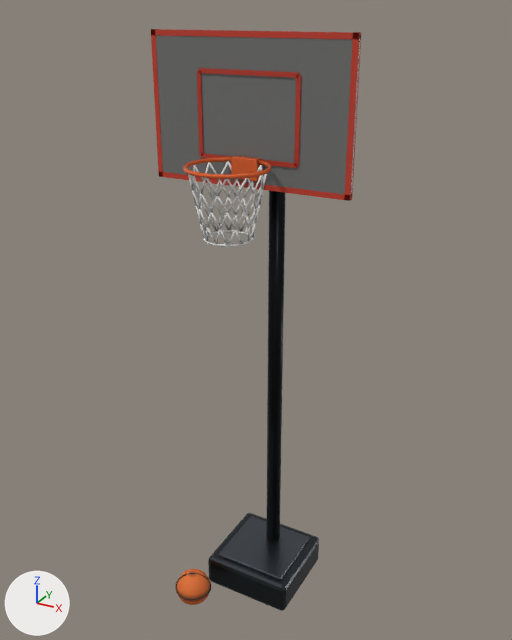
Renders of the glTF model web/public/assets/models/playground/basketballHoop.glb from each side of a commit.
Rendered twice from a camera (50 mm lens) standing at (1.905, -3.427, 3.809) and looking at (-0.021, 0.075, 2.057). The lights are fixed; the arrows at lower left show +X, +Y and +Z. The picture after the commit comes second. Vertices at exactly the same position are counted once.

Names of what the first picture shows: 'hoop', 'net'.
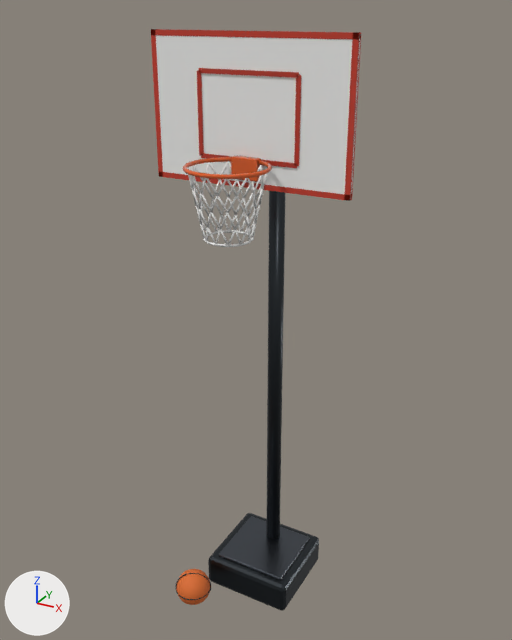
Pixel boxes [x1, y1, x2, y2] of what changed, in the pictures (512 x 640 px):
part 1 of me_hoop, recoloured (grey to white)
    both: [156, 35, 352, 603]

The change, as a diff of the scene's bpy script:
```diff
--- a/web/public/assets/models/playground/basketballHoop.glb.py
+++ b/web/public/assets/models/playground/basketballHoop.glb.py
@@ me_hoop @@
 me_hoop.from_pydata(...)  # 850 vertices, 1632 faces; spans x -0.6..0.6, y -0.5..0.47, z -0.01..3.7
 # used by ob_hoop; location = (0.0, 0.0, 0.005)
+# me_hoop part 1: 656 kept faces spanning x -0.6..0.6, y -0.44..0.41, z 0.0..3.7 get new vertex colours; the middle colour goes from grey #b4b4b4 to white #fefefe
 me_hoop.materials.append(mat_post)
```
